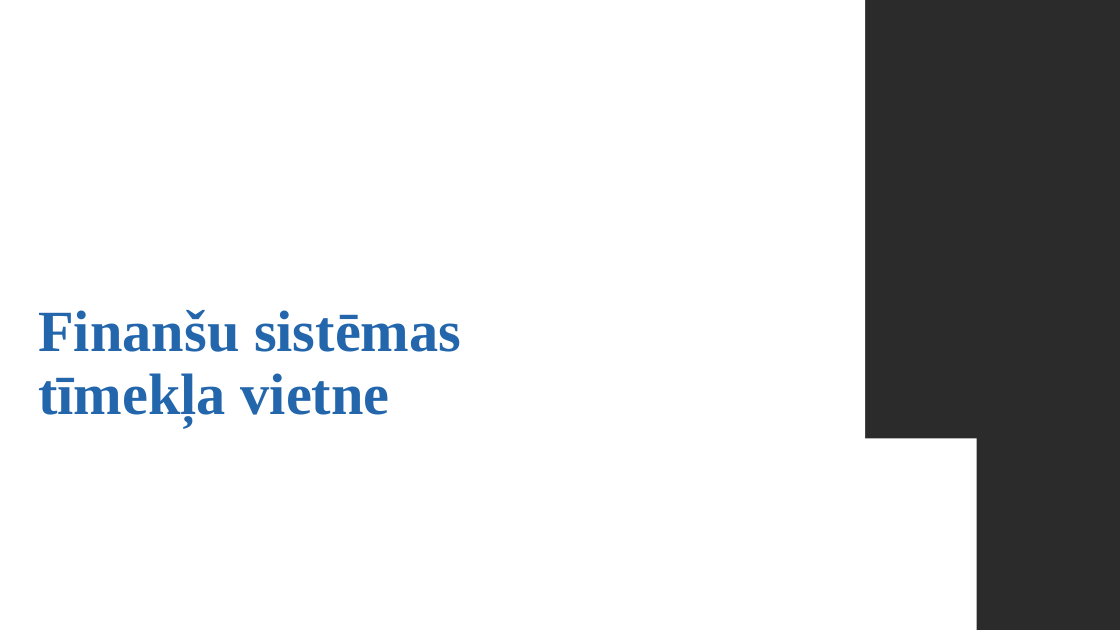
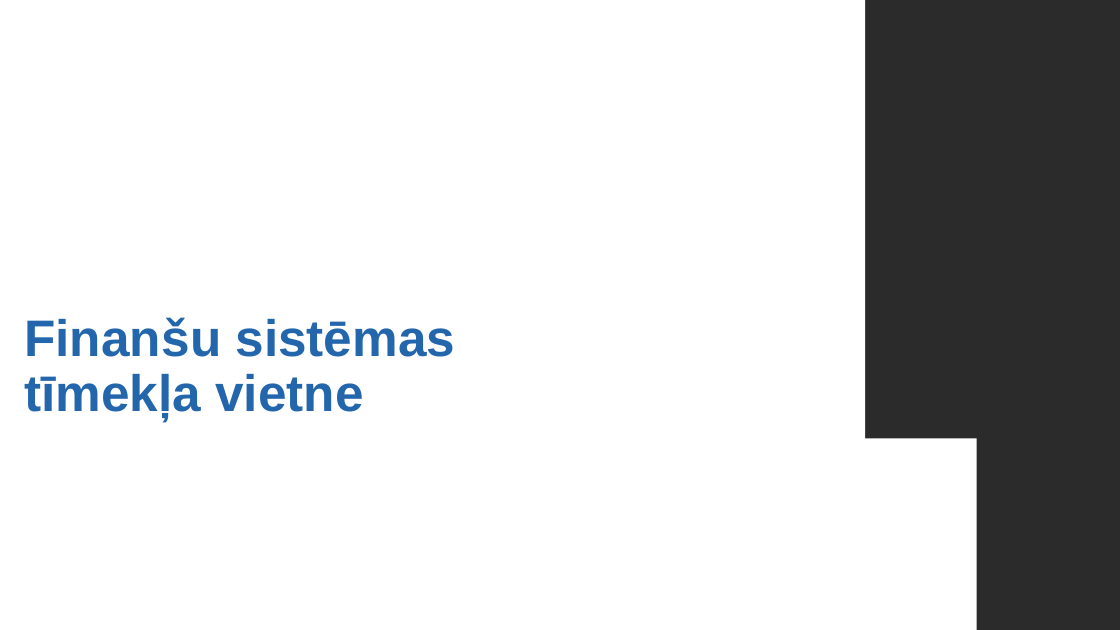
Before and after one commit to rvt-prog-kval-24/DP42-Valent-nsKaspers-Gr-matved-basAutomatiz-cijasT-mek-aVietne, a slide deck: slide 1 of documentation/Kvalifikacija darbs Valentīns Kaspers DP4-2.pptx. Drawn at 1120x630 pixels with LibreOffice and Linux fonts; fonts in the diff are those of the drawing; background and template pictures are left out; a plain dark background stands for a picture behind light text. Boxes give left, top, right and bottom in pixels: in the first picture for what was removed or moved away, otherwise in the second. Text is boxed around its words. In the diff, an @@ line names an element or a change of style, - is before the commit and + after.

```diff
--- a/documentation/Kvalifikacija darbs Valentīns Kaspers DP4-2.pptx
+++ b/documentation/Kvalifikacija darbs Valentīns Kaspers DP4-2.pptx
@@ title "Finanšu sistēmas tīmekļa vietne": place and size @@
-title "Finanšu sistēmas tīmekļa vietne" at [38, 310, 461, 426]
+title "Finanšu sistēmas tīmekļa vietne" at [24, 317, 456, 421]
@@ title "Finanšu sistēmas tīmekļa vietne" at [24, 317, 456, 421]: size 50 to 44 pt, font Times New Roman to Arial @@
```
Also in this commit, not shown: 6 other slides changed, 4 slides added, 3 slides removed, 1 other file.
